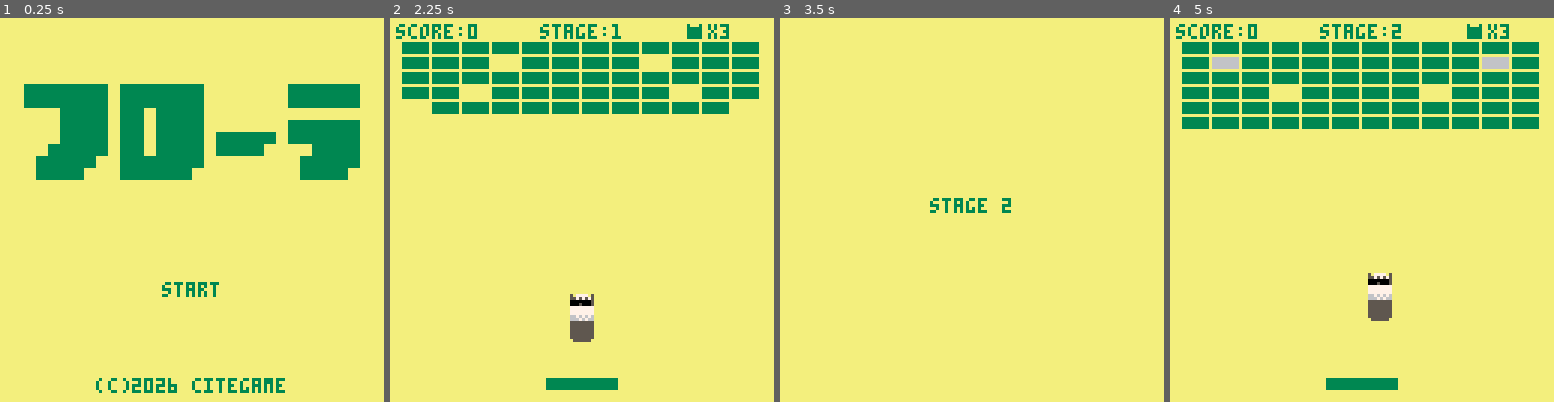
Above: before the commit, frames 1-4 (left to right).
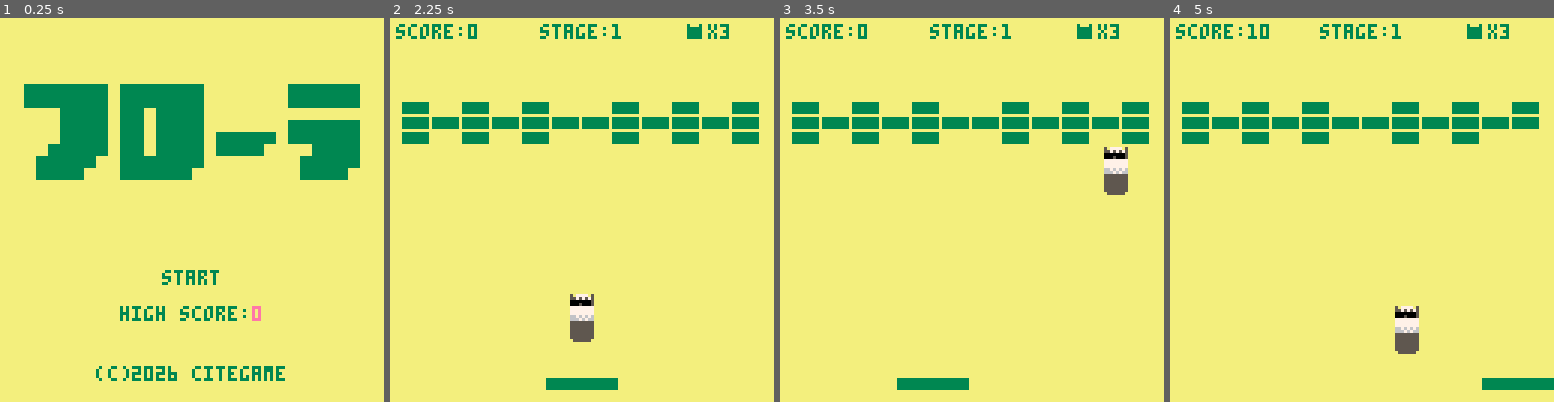
Above: after the commit, the same moments.

Repository: yasuharashigeru/AI-work
Game: PICO-8 cartridge Pico8/breakout/breakout.p8
Same seed, same stepped clock (60 frames per second), same inputs: the game is played once before the commit and once after it.
Inputs:
- Up to frame 1 (0.25 s): no input
- Up to frame 2 (2.25 s): tap X (X key) at 0.33, 1.07, 1.85 s; tap O (Z key) at 0.7, 1.7, 2.1 s; hold Right 1.6-2.1 s; hold Up from 2.15 s (still down)
- Up to frame 3 (3.5 s): release Up at 2.42 s; hold Right 2.47-3.03 s; tap O (Z key) at 2.5, 2.9, 3.3 s; tap X (X key) at 2.97 s; hold Left from 3.08 s (still down)
- Up to frame 4 (5 s): release Left at 3.58 s; hold Down 3.63-3.97 s; tap O (Z key) every 0.4 s from 3.7 to 4.9 s; hold Right 4.02-4.68 s; tap X (X key) at 4.08 s; hold Up from 4.73 s (still down)

The runs differ from the first frame. In frame 1, 2.4% of the frame differs, in the area x 25-75%, y 65-98%; in frame 2, 15%; in frame 3, 7.9%; in frame 4, 15%, in the area x 3-100%, y 1-97%.

Commit message:
Pico8: item banners, high score, catch prompt, stage tuning, item drop rules
Adds a persistent high score (cartdata), a pop-up item-name banner on
pickup, a "press o: launch" catch prompt with a real circle glyph,
item drop conditioning (speed-reset threshold, no wide during split,
no duplicate kinds on screen at once), a reworked stage-clear ->
bonus -> next-stage flow with a frozen clear announcement and no
duplicate "stage clear" screen, several stage layout reworks
(symmetric, open-back variants), and misc juice (screen shake tuning,
break particles, a softer unbreakable-block-pierce sfx).

Diff:
--- a/Pico8/breakout/breakout.p8
+++ b/Pico8/breakout/breakout.p8
@@ -10,61 +10,80 @@
 	palt(0, false)  -- color 0 (black) no longer transparent
 	palt(8, true)   -- color 8 (red) is transparent instead
 	frame_count = 0
-	game_state = "title" -- title / stage_door / play / stage_clear / win / lose
+	game_state = "title" -- title / stage_door / play / clear_freeze / bonus / win / lose
+	shake_timer = 0
+	particles = {}
+	-- persistent high score: cartdata is a real file on desktop pico-8,
+	-- and backed by browser localstorage automatically in web exports
+	cartdata("citegame_flora_breakout")
+	high_score = dget(0)
 end
 
 confetti_colors = {8, 9, 10, 11, 12, 14, 15} -- bright colors only, no black/bg/dark shades
+-- lowercase: pico-8's font draws lowercase letters 5px tall vs uppercase's
+-- cramped 4px, so lowercase reads much better for these pop-up banners
+item_names = {[0] = "split", [1] = "speed reset", [2] = "wide", [3] = "catch"}
+-- matches each item's fish sprite color (12=split/blue, 8=speed/lightblue,
+-- 9=wide/purple, 10=catch/green - see item_sprites in _draw)
+item_bar_colors = {[0] = 1, [1] = 12, [2] = 2, [3] = 3}
 
 -- x = breakable brick, # = unbreakable brick, . = empty
 -- difficulty comes entirely from these layouts, not from speed/paddle size
 -- (smaller bricks + a 12-wide grid give more room for corridors/chambers)
 stage_layouts = {
 	{
+		-- open-back intro: ceiling side is wide open, light breakable
+		-- cluster near the paddle, no walls yet (that's stage 3's trick)
+		"............",
+		"............",
+		"............",
+		"............",
+		"x.x.x..x.x.x",
 		"xxxxxxxxxxxx",
-		"xxx.xxxx.xxx",
-		"xxxxxxxxxxxx",
-		"xx.xxxxxx.xx",
-		".xxxxxxxxxx."
+		"x.x.x..x.x.x"
 	},
 	{
-		-- only the front (top) row has concrete blocks, pushed out to
-		-- the edges so they don't squeeze the middle
-		"xxxxxxxxxxxx",
-		"x#xxxxxxxx#x",
-		"xxxxxxxxxxxx",
-		"xxx.xxxx.xxx",
-		"xxxxxxxxxxxx",
-		"xxxxxxxxxxxx"
+		-- a mirrored pair of concrete pillars up top
+		"x#x.x..x.x#x",
+		"x.x.x..x.x.x",
+		".x.x.xx.x.x.",
+		"x.x.x..x.x.x",
+		".x.x.xx.x.x."
 	},
 	{
-		-- corridor along the left edge; sneak the ball down alongside
-		-- the concrete wall, then it bursts into the chamber below
-		"...xxxxxxxxx",
-		"...#xxxxxxxx",
-		"...#xxxxxxxx",
-		"...#xxxxxxxx",
-		"xxxxxxxxxxxx",
-		"xxxxxxxxxxxx",
-		"xxxxxxxxxxxx"
+		-- open back again; this time only the very front line (closest
+		-- to the paddle) has any concrete in it, just 4 mirrored studs
+		"............",
+		"............",
+		"............",
+		"............",
+		"x.x.x..x.x.x",
+		".x.x.xx.x.x.",
+		"xx#x#xx#x#xx"
 	},
 	{
-		"#xxxxxxxxxx#",
-		"x.x.x.x.x.x.",
-		".x.x.x.x.x.x",
-		"x.x.x.x.x.x.",
-		"#xxxxxxxxxx#",
-		"xx#xxxxxx#xx"
+		-- symmetric top-and-bottom lattice, concrete corners
+		"#x.x.xx.x.x#",
+		".x.x.xx.x.x.",
+		"x.x.x..x.x.x",
+		".x.x.xx.x.x.",
+		"#x.x.xx.x.x#",
+		".x#.x..x.#x."
 	},
 	{
-		-- two parallel corridors this time, into a wider chamber
-		"xxxxxxxxxxxx",
+		-- two mirrored corridors into a wider chamber, pushed 3 rows
+		-- down from the ceiling
+		"............",
+		"............",
+		"............",
+		"x.x.x..x.x.x",
 		"x#x#....#x#x",
 		"x#x#....#x#x",
 		"xx.#....#.xx",
-		"xx..xxxx..xx",
-		"xxxxxxxxxxxx",
-		"xxxxxxxxxxxx",
-		"x#xxxxxxxx#x"
+		"xx..x..x..xx",
+		"x.x.x..x.x.x",
+		".x.x.xx.x.x.",
+		"x#x.x..x.x#x"
 	}
 }
 
@@ -106,10 +125,16 @@
 	set_dir(first_ball, 1, -1)
 
 	items = {}
+	particles = {} -- clear leftover break-chunks from the previous stage's clear celebration
 
 	catch_timer = 0
 	bebetori_intro_timer = 0
 	bebetori_target = nil
+	oneup_timer = 0 -- don't let a 1up caught right at a stage's last brick bleed its banner into the next stage
+	shake_timer = 0
+	paddle_big = false -- likewise: don't carry a still-active paddle-size effect into the next stage
+	item_banner_timer = 0
+	bonus_scored = false
 
 	bricks = {}
 	local brick_w = 9
@@ -157,6 +182,28 @@
 	end
 end
 
+-- debug keys require 3 taps within half a second, so an accidental single
+-- press of a debug button during real play doesn't do anything
+debug_taps = {}
+function debug_triple_tap(name)
+	local t = debug_taps[name]
+	if not t then
+		t = {count = 0, frame = -999}
+		debug_taps[name] = t
+	end
+	if frame_count - t.frame <= 30 then
+		t.count += 1
+	else
+		t.count = 1
+	end
+	t.frame = frame_count
+	if t.count >= 3 then
+		t.count = 0
+		return true
+	end
+	return false
+end
+
 -- sets a ball's direction from a raw (dx,dy) vector, normalized to length
 -- 1 so the actual on-screen speed is always exactly ball.speed, no matter
 -- how steep the angle is (an un-normalized angle made sharper hits move
@@ -210,12 +257,58 @@
 		return
 	end
 
-	if game_state == "stage_clear" then
-		clear_timer -= 1
-		if clear_timer <= 0 or btnp(4) then
-			stage += 1
-			game_state = "stage_door"
-			door_timer = 45
+	if game_state == "clear_freeze" then
+		clear_freeze_timer -= 1
+
+		-- let particles keep falling/fading naturally while everything
+		-- else (paddle, flora, bricks) just holds still where it was the
+		-- instant the last block broke
+		for p in all(particles) do
+			p.x += p.dx
+			p.y += p.dy
+			p.dy += 0.15
+			p.life -= 1
+			if p.life <= 0 then
+				del(particles, p)
+			end
+		end
+
+		if clear_freeze_timer <= 0 then
+			local pink_count = 0
+			for ball in all(balls) do
+				if ball.pink then pink_count += 1 end
+			end
+			if pink_count > 0 then
+				game_state = "bonus"
+				bonus_timer = 150
+				bonus_total = 0
+				bonus_scored = false
+				local spacing = 16
+				local start_x = 64 - (pink_count - 1) * spacing / 2
+				local i = 0
+				for ball in all(balls) do
+					if ball.pink then
+						ball.target_x = start_x + i * spacing
+						ball.target_y = 64
+						i += 1
+					end
+				end
+			elseif stage >= 5 then
+				game_state = "win"
+				win_timer = 0
+				dance_state = "crawl_r"
+				dance_x = 24
+				dance_phase_timer = 0
+				dance_trips = 0
+				music(0)
+			else
+				-- the clear announcement already had its full moment
+				-- during clear_freeze; go straight on to the next stage,
+				-- no second "stage clear" pause
+				stage += 1
+				game_state = "stage_door"
+				door_timer = 45
+			end
 		end
 		return
 	end
@@ -233,17 +326,20 @@
 	if game_state == "bonus" then
 		bonus_timer -= 1
 
-		-- brief pause before the flora start sliding to the center
-		if bonus_timer <= 90 then
-			for ball in all(balls) do
-				if ball.pink then
-					ball.x += (ball.target_x - ball.x) * 0.2
-					ball.y += (ball.target_y - ball.y) * 0.2
-				end
-			end
-		end
-
-		if bonus_timer == 60 then
+		-- the "stage x clear!" moment already happened during clear_freeze;
+		-- this phase is just the pink flora gathering in, then the point
+		-- tally landing
+		for ball in all(balls) do
+			if ball.pink then
+				ball.x += (ball.target_x - ball.x) * 0.2
+				ball.y += (ball.target_y - ball.y) * 0.2
+			end
+		end
+
+		if not bonus_scored and bonus_timer <= 90 then
+			-- <= instead of == so this can never be skipped by an
+			-- off-by-one/desync in bonus_timer's starting value
+			bonus_scored = true
 			for ball in all(balls) do
 				if ball.pink then bonus_total += 200 end
 			end
@@ -259,12 +355,13 @@
 				dance_x = 24
 				dance_phase_timer = 0
 				dance_trips = 0
-				sfx(5)
 				music(0)
 			else
-				game_state = "stage_clear"
-				clear_timer = 60
-				sfx(5)
+				-- straight to the next stage; no extra "stage clear"
+				-- pause after the bonus tally lands
+				stage += 1
+				game_state = "stage_door"
+				door_timer = 45
 			end
 		end
 		return
@@ -371,8 +468,8 @@
 		end
 	end
 
-	-- debug: x button instantly clears the stage
-	if btnp(5) then
+	-- debug: x button (3 taps) instantly clears the stage
+	if btnp(5) and debug_triple_tap("clear") then
 		for b in all(bricks) do
 			if b.breakable then
 				b.alive = false
@@ -380,15 +477,15 @@
 		end
 	end
 
-	-- debug: down arrow toggles "no life lost on miss" (up/down aren't
-	-- used for anything else in this game)
-	if btnp(3) then
+	-- debug: down arrow (3 taps) toggles "no life lost on miss" (up/down
+	-- aren't used for anything else in this game)
+	if btnp(3) and debug_triple_tap("inv") then
 		debug_invincible = not debug_invincible
 	end
 
-	-- debug: up arrow instantly jumps to the win/dance screen, to check
-	-- the victory dance without clearing all 5 stages first
-	if btnp(2) then
+	-- debug: up arrow (3 taps) instantly jumps to the win/dance screen,
+	-- to check the victory dance without clearing all 5 stages first
+	if btnp(2) and debug_triple_tap("win") then
 		game_state = "win"
 		win_timer = 0
 		dance_state = "crawl_r"
@@ -397,6 +494,14 @@
 		dance_trips = 0
 		sfx(5)
 		music(0)
+	end
+
+	-- true while any split (pink) flora is active; used to keep the
+	-- paddle-size item from dropping during a split (it'd be pointless,
+	-- split already forces the paddle to its widest 3x)
+	local split_active = false
+	for b2 in all(balls) do
+		if b2.pink then split_active = true end
 	end
 
 	-- balls: movement + collisions
@@ -521,15 +626,47 @@
 					if b.breakable or pierce then
 						b.alive = false
 						score += 10
-						sfx(0)
+						if pierce and not b.breakable then
+							sfx(12) -- bebetori punching through a normally-indestructible block: a punchier crunch
+						else
+							sfx(0)
+						end
 						while score >= next_1up do
 							lives += 1
 							next_1up += 1000
 							oneup_timer = 60
 							sfx(6)
 						end
+						-- item drop rules: speed-reset (1) only worth it once
+						-- speed has actually built up (80% of the 4.0 max);
+						-- paddle-size (2) is pointless during a split (paddle
+						-- is already forced to its widest 3x); and never let
+						-- two of the same kind be on screen/falling at once
 						if b.has_item then
-							add(items, {x = b.x + b.w / 2, y = b.y + b.h / 2, kind = b.item_kind})
+							local kind = b.item_kind
+							local drop_ok = true
+							if kind == 1 and ball.speed < 3.2 then drop_ok = false end
+							if kind == 2 and split_active then drop_ok = false end
+							for it in all(items) do
+								if it.kind == kind then drop_ok = false end
+							end
+							if drop_ok then
+								add(items, {x = b.x + b.w / 2, y = b.y + b.h / 2, kind = kind})
+							end
+						end
+
+						-- juice: brief screen shake + a burst of brick-colored
+						-- chunks scattering from where it broke
+						shake_timer = 7
+						for i = 1, 6 do
+							add(particles, {
+								x = b.x + b.w / 2,
+								y = b.y + b.h / 2,
+								dx = (rnd(2) - 1) * 1.5,
+								dy = (rnd(2) - 1) * 1.5 - 0.5,
+								life = 15 + flr(rnd(10)),
+								c = (rnd(1) < 0.25) and 11 or 3
+							})
 						end
 					end
 					break
@@ -538,6 +675,20 @@
 		end
 	end
 
+	-- (shake_timer itself decays in _draw, right after it's used, so the
+	-- full duration is actually visible instead of losing a frame here)
+
+	-- brick-break particles: simple gravity-arc chunks that fade out
+	for p in all(particles) do
+		p.x += p.dx
+		p.y += p.dy
+		p.dy += 0.15
+		p.life -= 1
+		if p.life <= 0 then
+			del(particles, p)
+		end
+	end
+
 	-- items: fall and get caught by paddle
 	for it in all(items) do
 		it.y += 1.2
@@ -546,6 +697,13 @@
 		and it.y - 4 <= paddle.y + paddle.h
 		and it.x + 4 >= paddle.x
 		and it.x - 4 <= paddle.x + paddle.w then
+			-- pop-up name banner for every kind except bebetori, which
+			-- already gets its own full-screen announcement
+			if it.kind != 4 then
+				item_banner_timer = 50
+				item_banner_kind = it.kind
+			end
+
 			if it.kind == 1 then
 				-- speed reset
 				for ball in all(balls) do
@@ -574,10 +732,13 @@
 				sfx(8)
 			else
 				-- classic: adds 2 pink flora at an angle; the original ball
-				-- keeps going straight and stays its normal color
+				-- keeps going straight and stays its normal color. if it
+				-- was mid-catch (stuck to the paddle, speed zeroed out),
+				-- carry that over too, or it'd end up neither stuck nor
+				-- moving - frozen in place with no way to launch it
 				local t = balls[1]
 				balls = {}
-				add(balls, {x = t.x, y = t.y, dx = t.dx, dy = t.dy, hw = 4, hh = 8, speed = t.speed, flash = 15, pink = false, bebetori = t.bebetori or 0})
+				add(balls, {x = t.x, y = t.y, dx = t.dx, dy = t.dy, hw = 4, hh = 8, speed = t.speed, flash = 15, pink = false, bebetori = t.bebetori or 0, stuck = t.stuck, stick_offset = t.stick_offset})
 				local pink_l = add(balls, {x = t.x, y = t.y, hw = 4, hh = 8, speed = t.speed, flash = 15, pink = true, bebetori = 0})
 				set_dir(pink_l, -0.3, -1)
 				local pink_r = add(balls, {x = t.x, y = t.y, hw = 4, hh = 8, speed = t.speed, flash = 15, pink = true, bebetori = 0})
@@ -629,11 +790,19 @@
 
 	update_paddle_width()
 
+	if score > high_score then
+		high_score = score
+		dset(0, high_score)
+	end
+
 	if oneup_timer > 0 then
 		oneup_timer -= 1
 	end
 	if catch_timer > 0 then
 		catch_timer -= 1
+	end
+	if item_banner_timer > 0 then
+		item_banner_timer -= 1
 	end
 
 	-- clear check (unbreakable bricks never die, so they don't count)
@@ -642,44 +811,33 @@
 		if b.alive and b.breakable then remaining += 1 end
 	end
 	if remaining == 0 then
-		local pink_count = 0
-		for ball in all(balls) do
-			if ball.pink then pink_count += 1 end
-		end
-		if pink_count > 0 then
-			game_state = "bonus"
-			bonus_timer = 120
-			bonus_total = 0
-			local spacing = 16
-			local start_x = 64 - (pink_count - 1) * spacing / 2
-			local i = 0
-			for ball in all(balls) do
-				if ball.pink then
-					ball.target_x = start_x + i * spacing
-					ball.target_y = 64
-					i += 1
-				end
-			end
-		elseif stage >= 5 then
-			game_state = "win"
-			sfx(5)
-		else
-			game_state = "stage_clear"
-			clear_timer = 60
-			sfx(5)
-		end
+		-- freeze the scene right where it is (paddle, flora, whatever's
+		-- left of the particles) and announce the clear over the top of
+		-- it; the bonus-gather / win / next-stage branch happens once
+		-- clear_freeze_timer runs out, see the clear_freeze state above
+		game_state = "clear_freeze"
+		clear_freeze_timer = 60
+		sfx(5)
 	end
 end
 
 function _draw()
+	camera(0, 0) -- always start unshaken; the play state re-applies shake below
+
 	if game_state == "title" then
 		cls(4)
 		-- logo: sprites 22,23 + only x64-69 of 24 (6px, not the full 8),
 		-- then sprite 25, all at 4x size
 		sspr(48, 8, 22, 8, 4, 22, 88, 32)
 		sspr(72, 8, 8, 8, 92, 22, 32, 32)
-		print("start", 54, 88, 3)
-		print("(c)2026 citegame", 32, 120, 3)
+		print("start", 54, 84, 3)
+		local hs_label = "high score:"
+		local hs_num = ""..high_score
+		local hs_x = 64 - (#hs_label + #hs_num) * 2
+		print(hs_label, hs_x, 96, 3)
+		local blink_col = (frame_count % 24 < 12) and 14 or 12
+		print(hs_num, hs_x + #hs_label * 4, 96, blink_col)
+		print("(c)2026 citegame", 32, 116, 3)
 		return
 	end
 
@@ -698,8 +856,9 @@
 				for c = 0, 15 do pal(c, c) end
 			end
 		end
-		if bonus_timer <= 60 then
-			print("bonus +"..bonus_total, 40, 80, 8)
+		if bonus_timer <= 90 then
+			local blink_col = (frame_count % 4 < 2) and 14 or 12
+			print("bonus +"..bonus_total, 40, 80, blink_col)
 		end
 		return
 	end
@@ -735,6 +894,21 @@
 
 	cls(4)
 
+	-- screen shake: a smoothly-varying (not resampled-per-frame) fractional
+	-- offset. pico-8 still floors to a whole pixel at draw time, but since
+	-- the underlying value glides continuously along a decaying sine, the
+	-- moments it ticks between 0px and 1px follow a smooth curve instead
+	-- of jumping to a fresh random spot every frame - reads as a much
+	-- finer tremble than the old per-frame-random version, closer to
+	-- "less than 1px" than true random jitter can ever look
+	if shake_timer > 0 then
+		local envelope = shake_timer / 7
+		camera(sin(shake_timer * 0.3) * 0.9 * envelope, cos(shake_timer * 0.3) * 0.9 * envelope)
+		shake_timer -= 1
+	else
+		camera(0, 0)
+	end
+
 	for b in all(bricks) do
 		if b.alive then
 			if b.breakable then
@@ -745,8 +919,13 @@
 		end
 	end
 
+	for p in all(particles) do
+		pset(p.x, p.y, p.c)
+	end
+
 	sspr(16, 0, 24, 4, paddle.x, paddle.y, paddle.w, paddle.h)
 
+	local launch_prompt_shown = false
 	for ball in all(balls) do
 		if ball.bebetori > 0 then
 			-- bebetori: alternate sprite, blinks light blue for extra flair
@@ -772,6 +951,23 @@
 				sspr(0, 0, 8, 16, ball.x - ball.hw, ball.y - ball.hh)
 			end
 		end
+
+		if ball.stuck and not launch_prompt_shown then
+			-- only one prompt even if several flora are stuck at once
+			-- (e.g. split + catch together); follows this flora's x,
+			-- clamped to stay fully on screen so it snaps to the other
+			-- side the instant there's no longer room to stay centered
+			launch_prompt_shown = true
+			local msg_w = 16 * 4 -- "press o: launch!" length, kept as one unit for clamping
+			local tx = mid(0, ball.x - msg_w / 2, 128 - msg_w)
+			local ty = ball.y - ball.hh - 10
+			-- the font's "o" glyph reads as a small square at this size,
+			-- so draw a real circle in its place instead (letting it
+			-- poke slightly above/below the text line is fine here)
+			print("press ", tx, ty, 3)
+			circ(tx + 6 * 4 + 2, ty + 2, 3, 3)
+			print(": launch!", tx + 7 * 4, ty, 3)
+		end
 	end
 
 	-- each item kind has its own fish sprite:
@@ -792,18 +988,70 @@
 	print("x"..lives, 106, 2, 3)
 
 	if oneup_timer > 0 then
-		print("1up!", 56, 60, 8)
-	end
-
-	if game_state == "stage_clear" then
-		print("stage "..stage.." clear!", 36, 60, 3)
-		print("press z to continue", 26, 70, 3)
+		local blink_col = (frame_count % 4 < 2) and 14 or 12
+		print("1up!", 56, 60, blink_col)
+	end
+
+	-- item-get banner: a horizontal bar punches in (0 -> full thickness),
+	-- then the item's name quickly eases in from the left and settles
+	-- dead center, holds a moment, then the bar itself shrinks away
+	if item_banner_timer > 0 then
+		local t = 50 - item_banner_timer
+		local line_h
+		if t < 6 then
+			local p = t / 6
+			line_h = flr((1 - (1 - p) * (1 - p)) * 9)
+		elseif t < 40 then
+			line_h = 9
+		else
+			local p = (t - 40) / 10
+			line_h = flr((1 - p * p) * 9)
+		end
+		if line_h > 0 then
+			rectfill(0, 64 - line_h / 2, 127, 64 + line_h / 2 - 1, item_bar_colors[item_banner_kind])
+		end
+		if t >= 3 and t < 40 then
+			local msg = item_names[item_banner_kind]
+			local msg_w = #msg * 4
+			local target_x = 64 - msg_w / 2
+			local start_x = -msg_w
+			local p = min(1, max(0, (t - 3) / 10))
+			local eased = 1 - (1 - p) * (1 - p) * (1 - p)
+			print(msg, start_x + (target_x - start_x) * eased, 61, 7)
+		end
+	end
+
+	if game_state == "clear_freeze" then
+		-- everything above (bricks, paddle, flora, fading particles) is
+		-- the real play scene, just frozen; this is only the text on top
+		local msg = "stage "..stage.." clear!"
+		print(msg, 64 - #msg * 2, 60, 3)
 	elseif game_state == "lose" then
 		print("game over", 44, 60, 3)
-		print("press z to restart", 24, 70, 3)
+		-- same circle-instead-of-"o" trick as the catch launch prompt
+		print("press ", 24, 70, 3)
+		circ(24 + 6 * 4 + 2, 72, 3, 3)
+		print(" to restart", 24 + 7 * 4, 70, 3)
 	elseif game_state == "bebetori_intro" then
-		-- "bebetori" logo sprites (4-7), drawn 2x size over the frozen scene
+		-- "bebetori" logo sprites (4-7), drawn 2x size over the frozen
+		-- scene, blinking cyan/pink like the bebetori ball itself
+		local blink_col = (frame_count % 4 < 2) and 12 or 14
+		for c = 0, 15 do pal(c, blink_col) end
 		sspr(16, 8, 32, 8, 32, 56, 64, 16)
+		for c = 0, 15 do pal(c, c) end
+
+		-- kirakira sparkle: a handful of fixed points around the logo,
+		-- each twinkling on its own offbeat phase in the same two colors
+		local sparkle_pts = {
+			{-6, -4}, {10, -6}, {24, 4}, {40, -8}, {56, 2}, {68, -4},
+			{70, 10}, {54, 14}, {30, 16}, {8, 12}, {-4, 6}
+		}
+		for i, pt in ipairs(sparkle_pts) do
+			if (frame_count + i * 3) % 10 < 3 then
+				local col = ((frame_count + i) % 8 < 4) and 12 or 14
+				pset(32 + pt[1], 56 + pt[2], col)
+			end
+		end
 	end
 end
 __gfx__
Not shown, changed: the sound effects (__sfx__) section of Pico8/breakout/breakout.p8
Not shown, changed: Pico8/breakout/web/breakout.js
